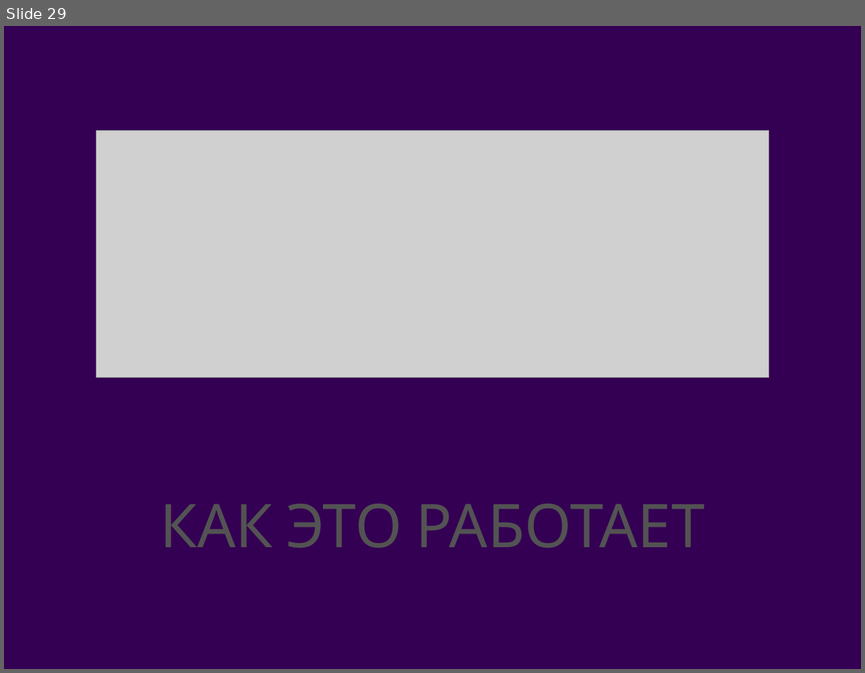
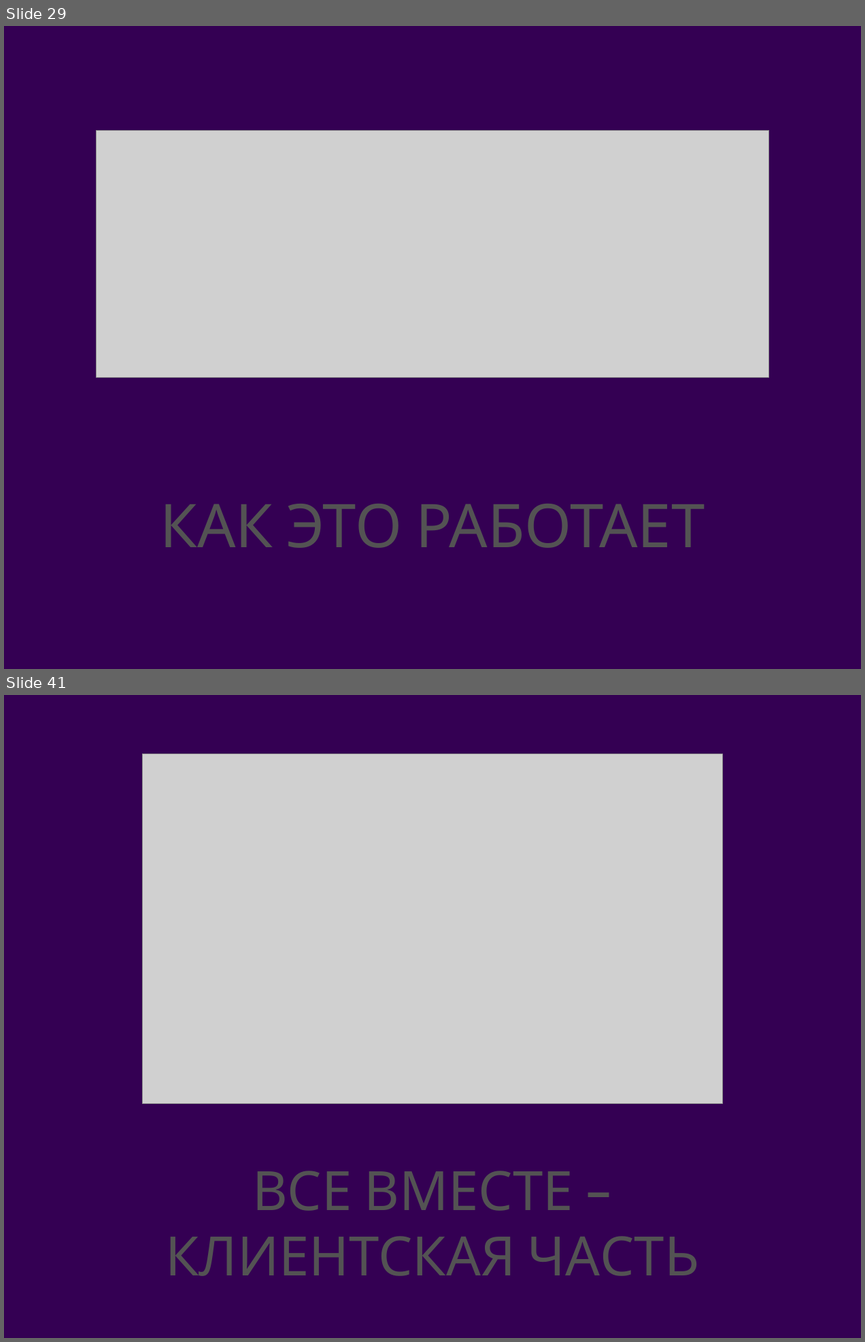
Before and after one commit to andrushkin2/ilBudgetto, a slide deck: dp/presentation.pptx. Shown one above the other, each under a label of ours: slide 29 before the commit, slides 29 and 41 after it; the slides between them are not shown. The pictures are 865x673 and 865x1342 pixels, drawn with LibreOffice and Linux fonts; fonts in the diff are those of the drawing; grey boxes stand for pictures; background and template pictures are left out. Boxes give left, top, right and bottom in pixels: in the first picture for what was removed or moved away, otherwise in the second. Text is boxed around its words. In the diff, an @@ line names an element or a change of style, - is before the commit and + after.

```diff
--- a/dp/presentation.pptx
+++ b/dp/presentation.pptx
@@ slide 41 added at (4, 695, 861, 1338), background picture (left out) @@
@@ picture added at (143, 754, 723, 1104) @@
@@ title added at (165, 1170, 700, 1276), 64.8 pt, text #535353 @@
+ВСЕ ВМЕСТЕ – КЛИЕНТСКАЯ ЧАСТЬ
```
Also in this commit, not shown: 21 slides changed, 21 other slides added, 2 other files.
